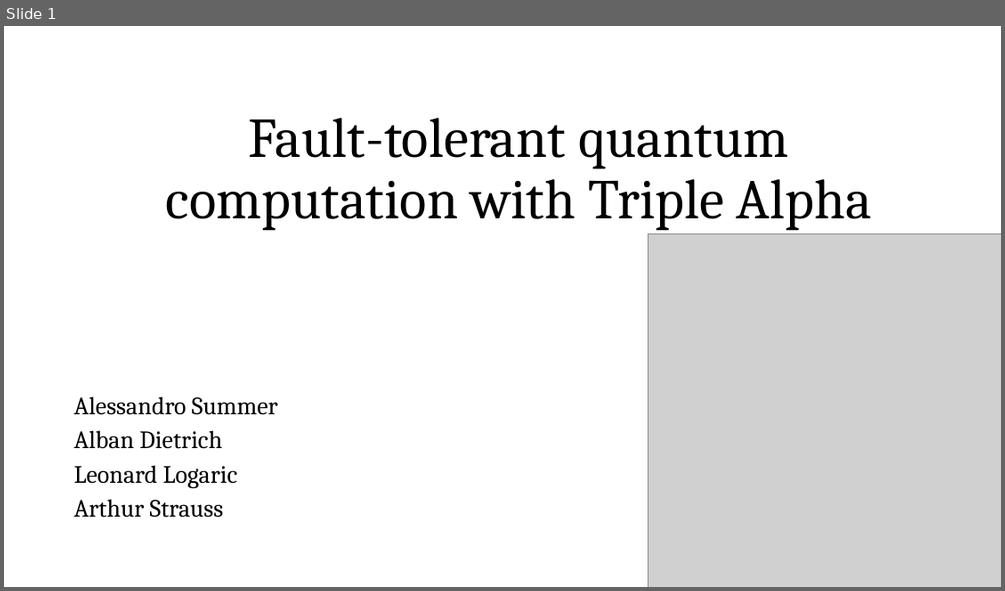
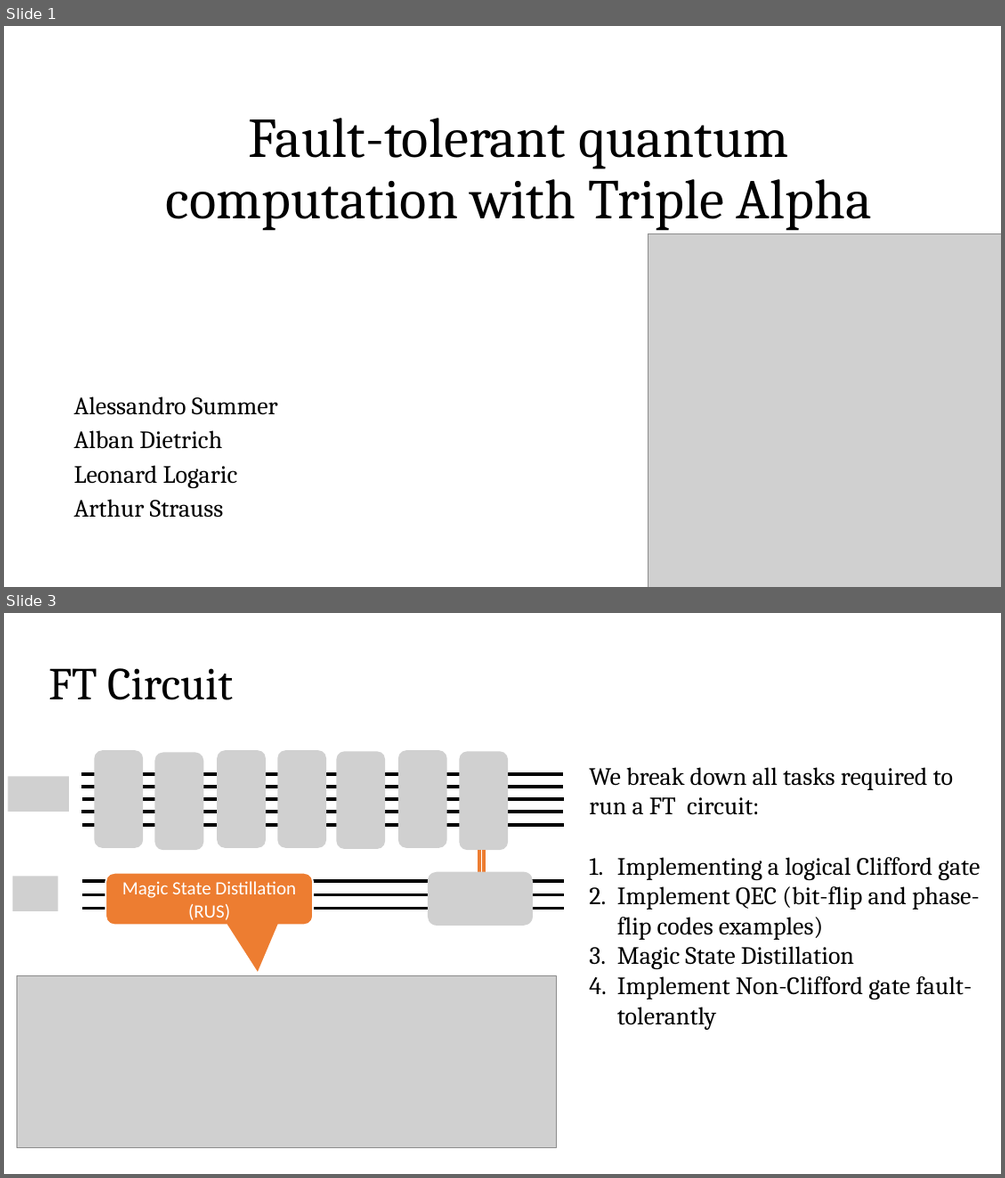
Before and after one commit to Alban999/Horizon_Quantum_Hackaton, a slide deck: Presentation.pptx. Shown one above the other, each under a label of ours: slide 1 before the commit, slides 1 and 3 after it; the slides between them are not shown. The pictures are 1005x591 and 1005x1178 pixels, drawn with LibreOffice and Linux fonts; fonts in the diff are those of the drawing; grey boxes stand for pictures. Boxes give left, top, right and bottom in pixels: in the first picture for what was removed or moved away, otherwise in the second. Text is boxed around its words. In the diff, an @@ line names an element or a change of style, - is before the commit and + after.

```diff
--- a/Presentation.pptx
+++ b/Presentation.pptx
@@ slide 3 added at (4,613,1001,1174), background #FFFFFF @@
@@ title added at (48,668,233,700), 44 pt, text #000000 @@
+FT Circuit
@@ picture added at (95,751,143,849) @@
@@ picture added at (155,752,203,850) @@
@@ picture added at (217,751,266,849) @@
@@ picture added at (278,751,326,849) @@
@@ picture added at (336,751,385,850) @@
@@ picture added at (398,751,446,849) @@
@@ picture added at (460,751,508,850) @@
@@ text added at (589,767,979,1030), 24 pt, text #000000 @@
+We break down all tasks required to run a FT circuit:
+1. Implementing a logical Clifford gate
+2. Implement QEC (bit-flip and phase-flip codes examples)
+3. Magic State Distillation
+4. Implement Non-Clifford gate fault-tolerantly
@@ picture added at (8,776,69,811) @@
@@ line added from (81, 774) to (563, 774), #000000 3 pt @@
@@ line added from (81, 787) to (563, 787), #000000 3 pt @@
@@ line added from (82, 799) to (564, 799), #000000 3 pt @@
@@ line added from (81, 811) to (563, 811), #000000 3 pt @@
@@ line added from (82, 826) to (564, 826), #000000 3 pt @@
@@ line added from (479, 850) to (479, 883), #ED7D31 3.25 pt @@
@@ line added from (484, 850) to (484, 883), #ED7D31 3.25 pt @@
@@ picture added at (12,876,57,911) @@
@@ rounded speech box added at (105,873,313,925), fill #ED7D31, outline #FFFFFF 1.5 pt, 18 pt, text #FFFFFF @@
+Magic State Distillation
+(RUS)
@@ picture added at (428,872,533,925) @@
@@ line added from (82, 882) to (564, 882), #000000 3 pt @@
@@ line added from (82, 895) to (564, 895), #000000 3 pt @@
@@ line added from (82, 908) to (564, 908), #000000 3 pt @@
@@ picture added at (16,975,556,1148) @@
```
Also in this commit, not shown: 1 slide changed, 3 other slides added, 1 slide removed.
